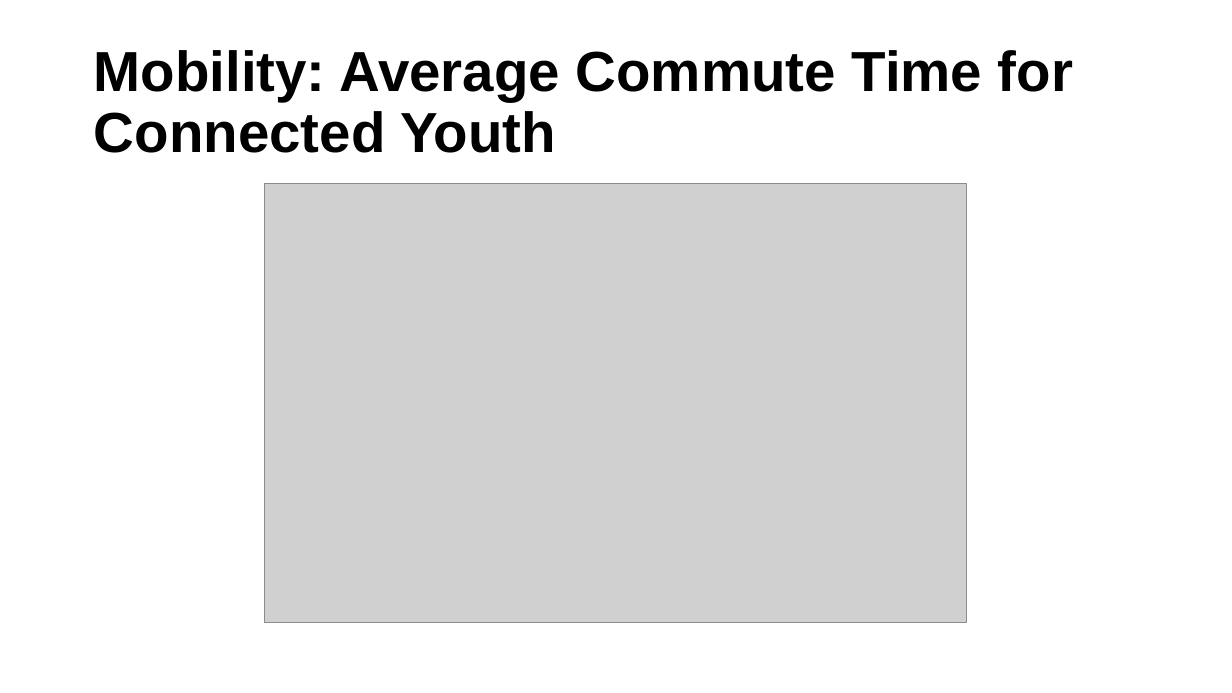
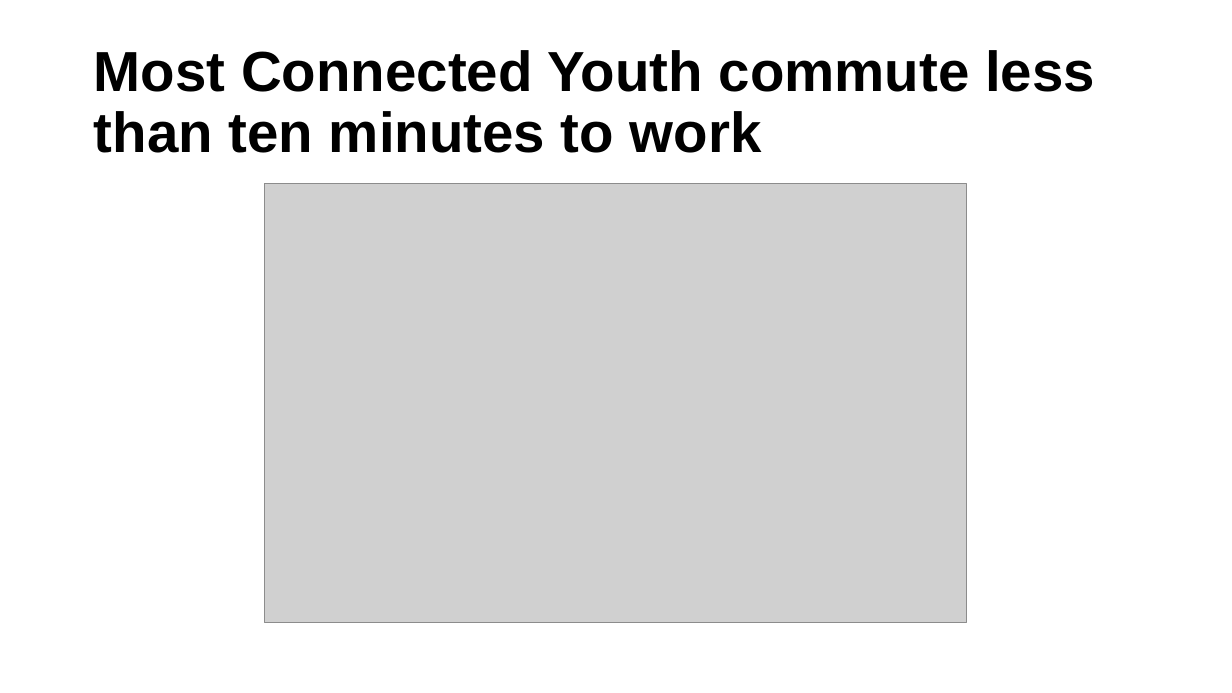
Before and after one commit to ucdiegorubi/oy_census_analysis, a slide deck: slide 23 of create_powerpoint/household_structure_estimates.pptx. Drawn at 1232x693 pixels with LibreOffice and Linux fonts; fonts in the diff are those of the drawing; grey boxes stand for pictures; background and template pictures are left out. Boxes give left, top, right and bottom in pixels: in the first picture for what was removed or moved away, otherwise in the second. Text is boxed around its words. In the diff, an @@ line names an element or a change of style, - is before the commit and + after.

```diff
--- a/create_powerpoint/household_structure_estimates.pptx
+++ b/create_powerpoint/household_structure_estimates.pptx
@@ title at (94,50,1095,153): text changed @@
-Mobility: Average Commute Time for Connected Youth
+Most Connected Youth commute less than ten minutes to work
```
Also in this commit, not shown: 10 other slides changed, 5 slides added, 5 slides removed, 7 other files.
